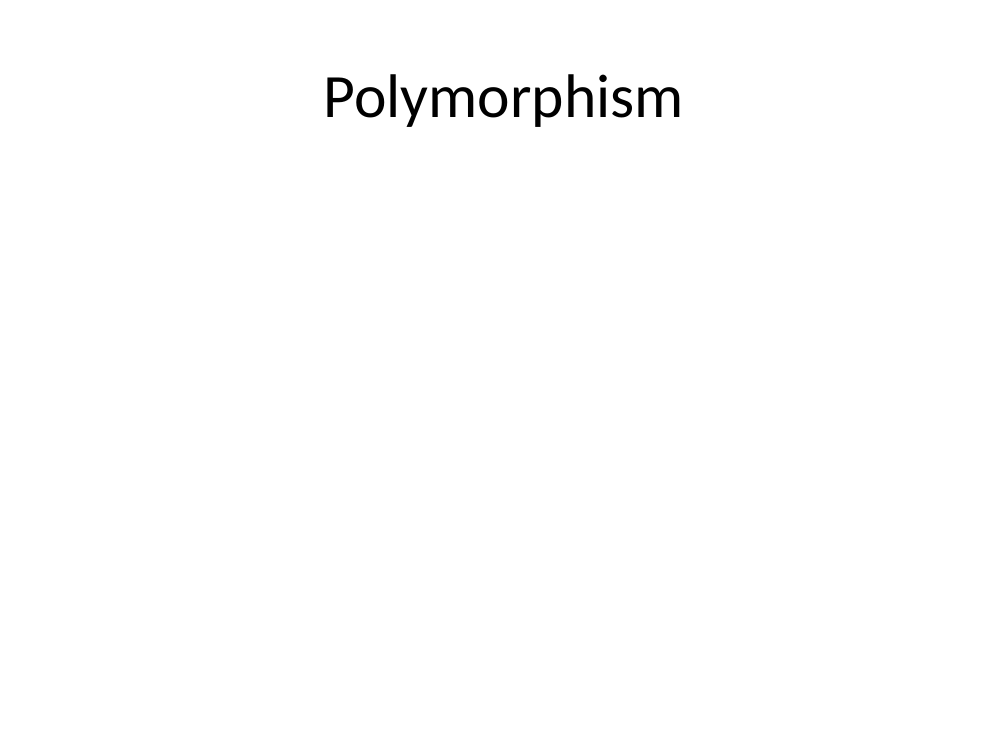
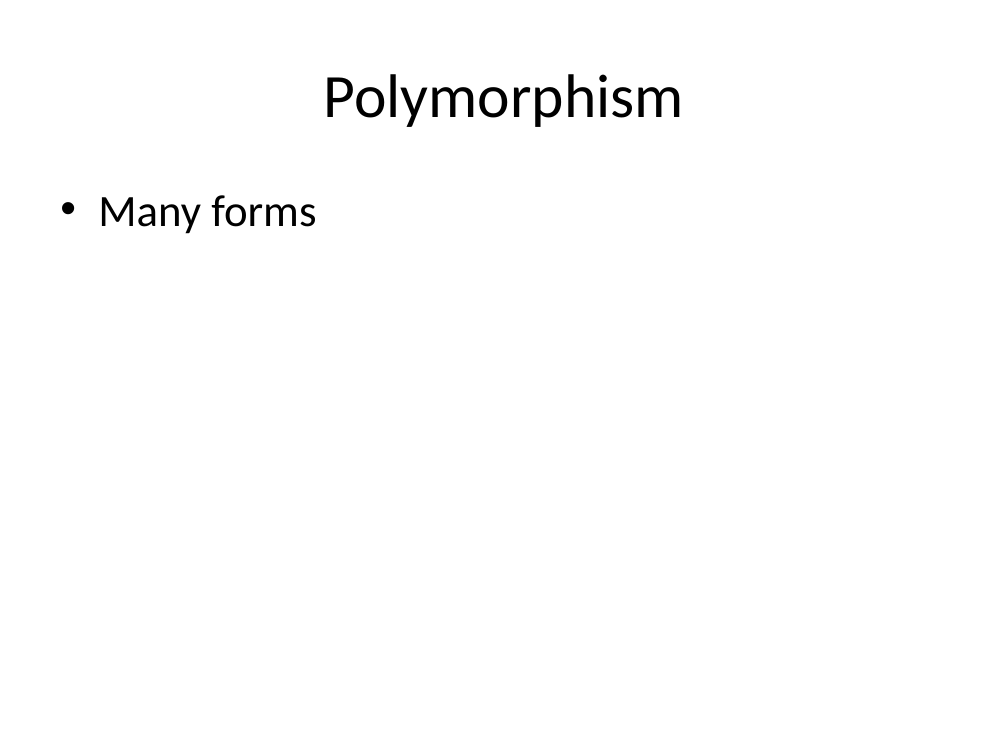
Before and after one commit to isurup/kalle-martin-group, a slide deck: slide 5 of OOPExam/02 Inheritance and Polymorphism.pptx. Drawn at 1008x756 pixels with LibreOffice and Linux fonts; fonts in the diff are those of the drawing. Boxes give left, top, right and bottom in pixels: in the first picture for what was removed or moved away, otherwise in the second. Text is boxed around its words. In the diff, an @@ line names an element or a change of style, - is before the commit and + after.

```diff
--- a/OOPExam/02 Inheritance and Polymorphism.pptx
+++ b/OOPExam/02 Inheritance and Polymorphism.pptx
@@ text added at (x1=98, y1=195, x2=316, y2=234), 32 pt, text #000000 @@
+• Many forms
```
Also in this commit, not shown: 3 other slides changed.
